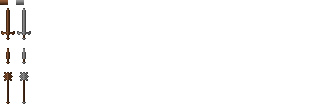
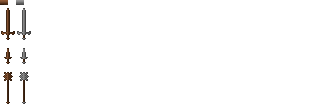
Layer changes from the first 320×104 image to the second:
painted on "Layer 12" over left=4, top=56, right=28, bottom=59
